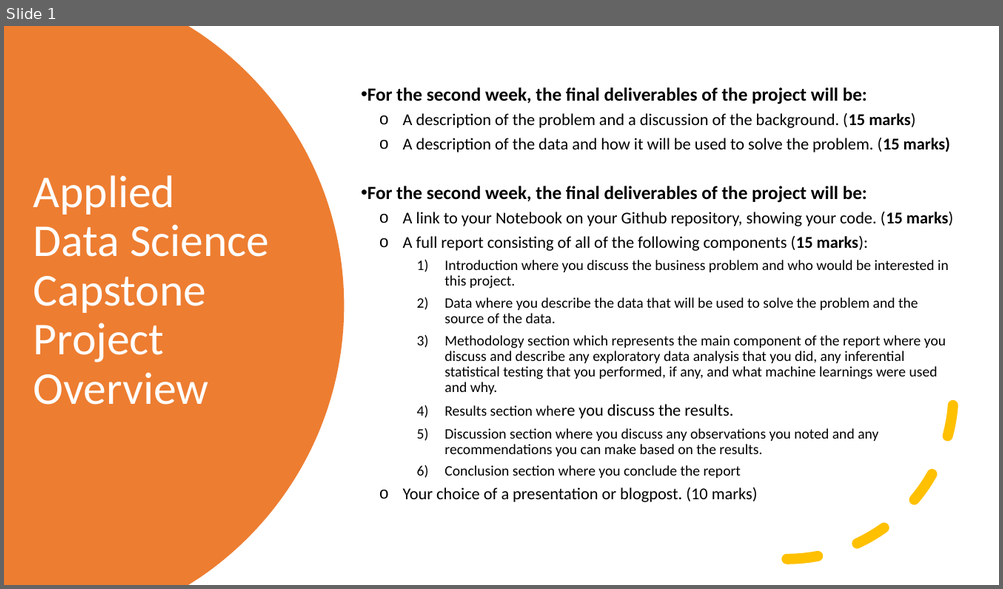
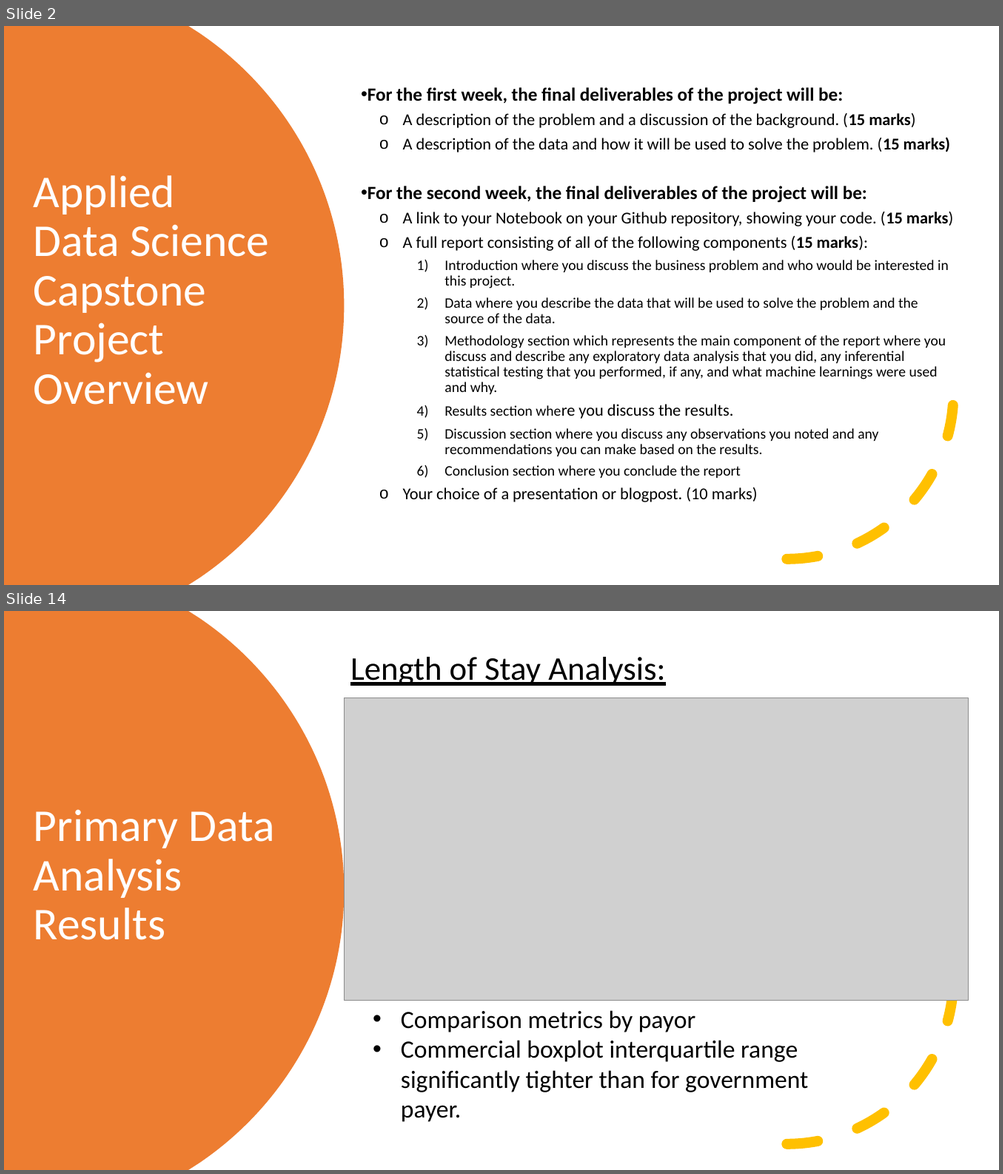
Before and after one commit to nmeljefe/Coursera_IBM_DataScience, a slide deck: IBM_DataScience_Capstone.pptx. Shown one above the other, each under a label of ours: slide 1 before the commit, slides 2 and 14 after it; the slides between them are not shown. The pictures are 1003x589 and 1003x1174 pixels, drawn with LibreOffice and Linux fonts; fonts in the diff are those of the drawing; grey boxes stand for pictures. Boxes give left, top, right and bottom in pixels: in the first picture for what was removed or moved away, otherwise in the second. Text is boxed around its words. In the diff, an @@ line names an element or a change of style, - is before the commit and + after.

Commit message:
Push of final Capstone project materials.

```diff
--- a/IBM_DataScience_Capstone.pptx
+++ b/IBM_DataScience_Capstone.pptx
@@ slide 14 added at bbox=[4, 611, 999, 1170], background #FFFFFF @@
@@ freeform shape added at bbox=[4, 611, 344, 1170], fill #ED7D31 @@
@@ text added at bbox=[350, 657, 665, 686], 32 pt, text #000000, underline @@
+Length of Stay Analysis:
@@ picture added at bbox=[344, 698, 968, 999] @@
@@ title added at bbox=[34, 809, 274, 940], 44 pt, text #FFFFFF @@
+Primary Data Analysis Results
@@ arc (boxed as its full ellipse) added at bbox=[620, 812, 954, 1145], outline #FFC000 10 pt dashed @@
@@ text added at bbox=[401, 1011, 808, 1122], 24 pt, text #000000 @@
+• Comparison metrics by payor
+• Commercial boxplot interquartile range significantly tighter than for government payer.
@@ what was slide 1 is now slide 2 @@
@@ slide 2 changed as well @@
@@ text at bbox=[367, 87, 842, 104]: text changed @@
-• For the second week, the final deliverables of the project will be:
+• For the first week, the final deliverables of the project will be:
```
Also in this commit, not shown: 2 other slides changed, 11 other slides added, 1 slide removed, 1 other file.
